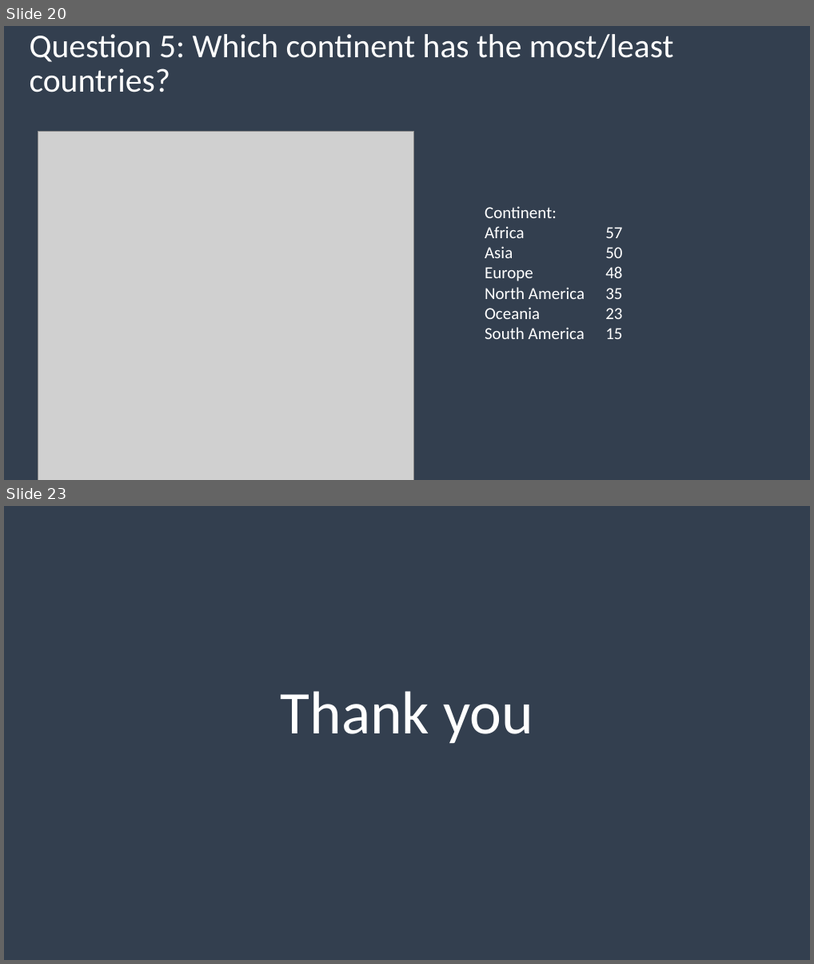
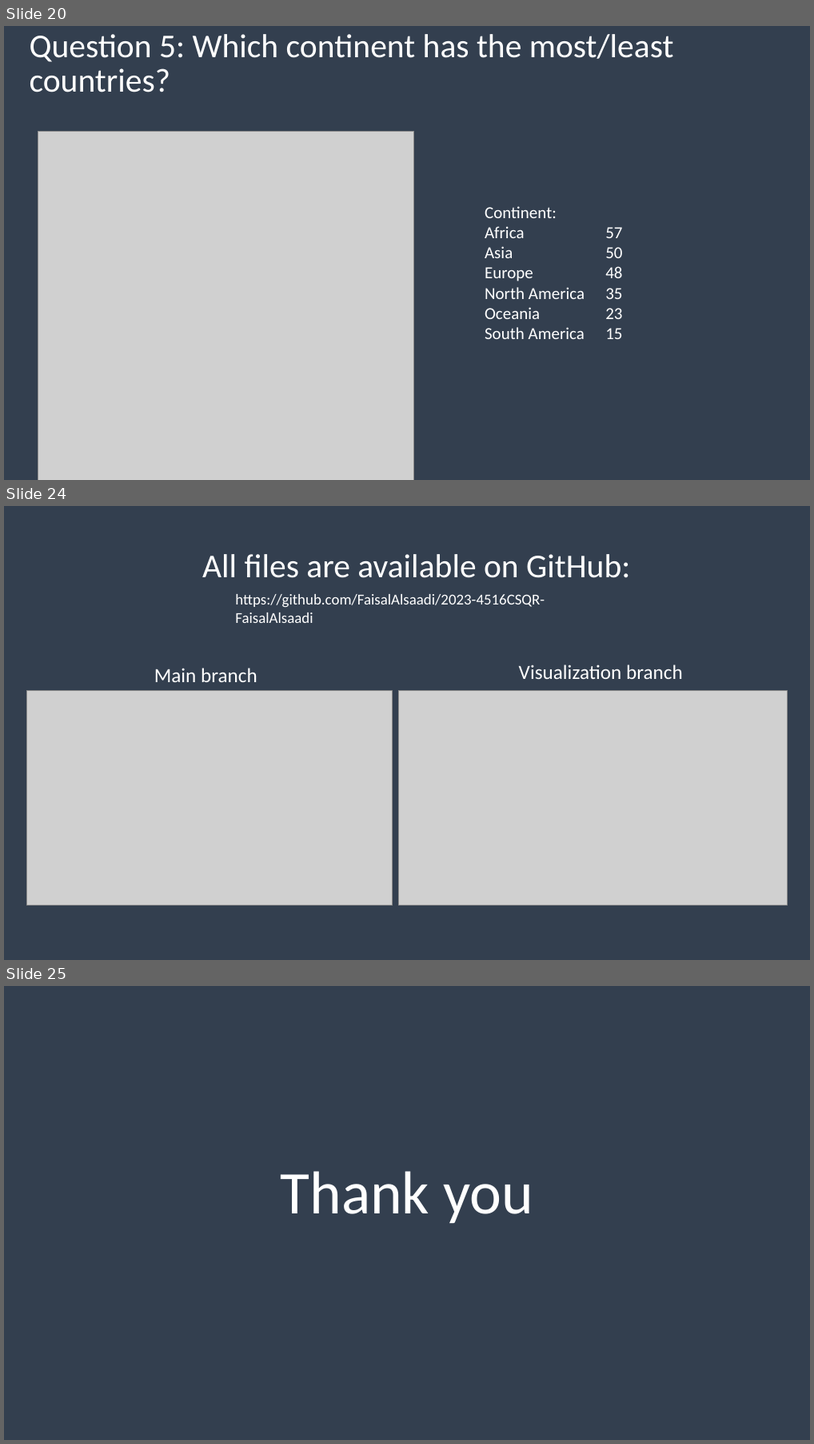
Before and after one commit to FaisalAlsaadi/2023-4516CSQR-FaisalAlsaadi, a slide deck: presentation.pptx. Shown one above the other, each under a label of ours: slides 20 and 23 before the commit, slides 20, 24 and 25 after it; the slides between them are not shown. The pictures are 814x964 and 814x1444 pixels, drawn with LibreOffice and Linux fonts; fonts in the diff are those of the drawing; grey boxes stand for pictures. Boxes give left, top, right and bottom in pixels: in the first picture for what was removed or moved away, otherwise in the second. Text is boxed around its words. In the diff, an @@ line names an element or a change of style, - is before the commit and + after.

```diff
--- a/presentation.pptx
+++ b/presentation.pptx
@@ slide 24 added at [4, 506, 810, 960], background #333F50 @@
@@ title added at [202, 554, 630, 578], 39.6 pt, text #1C2228 @@
+All files are available on GitHub:
@@ text added at [235, 594, 545, 623], 18 pt, text #1C2228 @@
+https://github.com/FaisalAlsaadi/2023-4516CSQR-FaisalAlsaadi
@@ subtitle added at [154, 668, 258, 682], 24 pt, text #1C2228 @@
+Main branch
@@ text added at [519, 664, 683, 679], 24 pt, text #1C2228 @@
+Visualization branch
@@ picture added at [27, 691, 392, 904] @@
@@ picture added at [399, 691, 787, 904] @@
@@ what was slide 23 is now slide 25 @@
```
Also in this commit, not shown: 10 slides changed, 1 other slide added.
